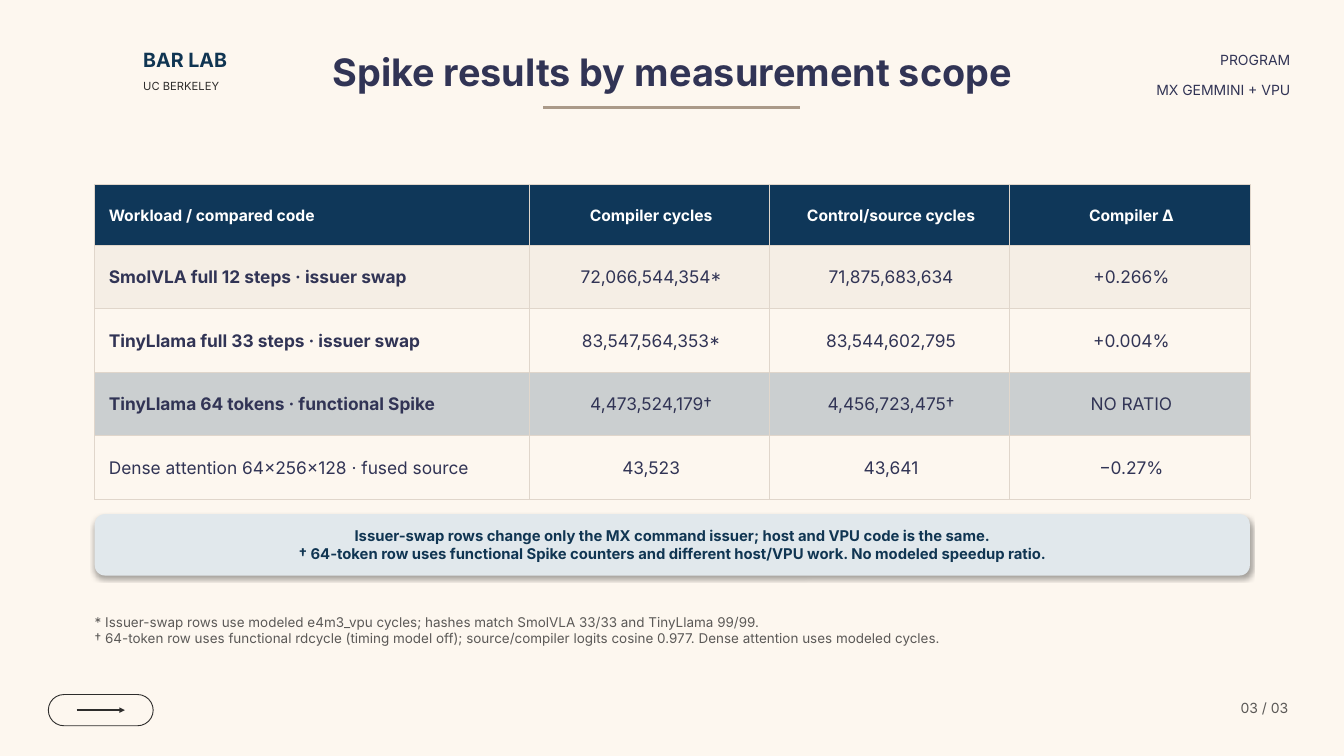
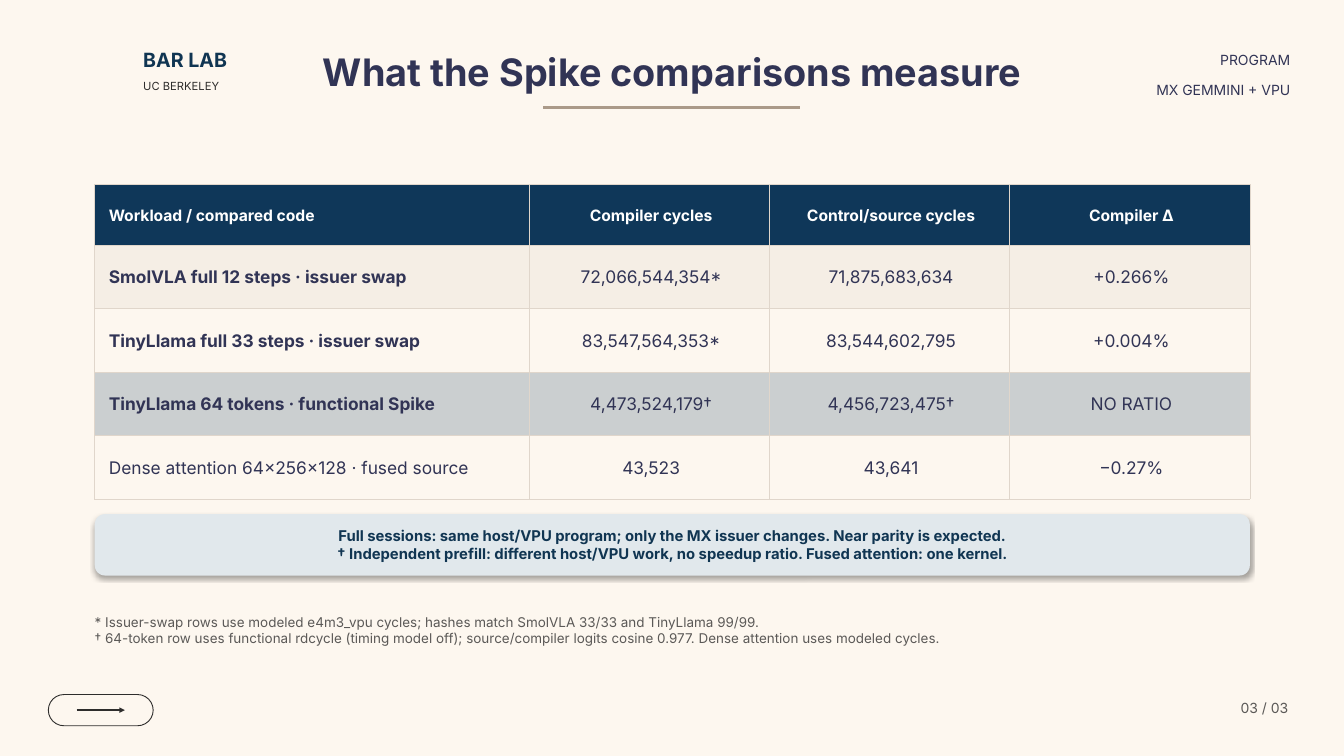
Before and after one commit to ucb-bar/mx-gemmini-mlir, a slide deck: slide 3 of docs/presentations/mx_gemmini_dialect_overview.pptx. Drawn at 1344x756 pixels with LibreOffice and Linux fonts; fonts in the diff are those of the drawing; background and template pictures are left out. Boxes give left, top, right and bottom in pixels: in the first picture for what was removed or moved away, otherwise in the second. Text is boxed around its words. In the diff, an @@ line names an element or a change of style, - is before the commit and + after.

Commit message:
Clarify Spike comparison scope on slide three

```diff
--- a/docs/presentations/mx_gemmini_dialect_overview.pptx
+++ b/docs/presentations/mx_gemmini_dialect_overview.pptx
@@ text at (x1=323, y1=57, x2=1021, y2=94): text changed @@
-Spike results by measurement scope
+What the Spike comparisons measure
@@ text in rounded rectangle at (x1=338, y1=529, x2=1007, y2=562): text changed @@
-Issuer-swap rows change only the MX command issuer; host and VPU code is the same.
-† 64-token row uses functional Spike counters and different host/VPU work. No modeled speedup ratio.
+Full sessions: same host/VPU program; only the MX issuer changes. Near parity is expected.
+† Independent prefill: different host/VPU work, no speedup ratio. Fused attention: one kernel.
```
Also in this commit, not shown: 1 other file.
